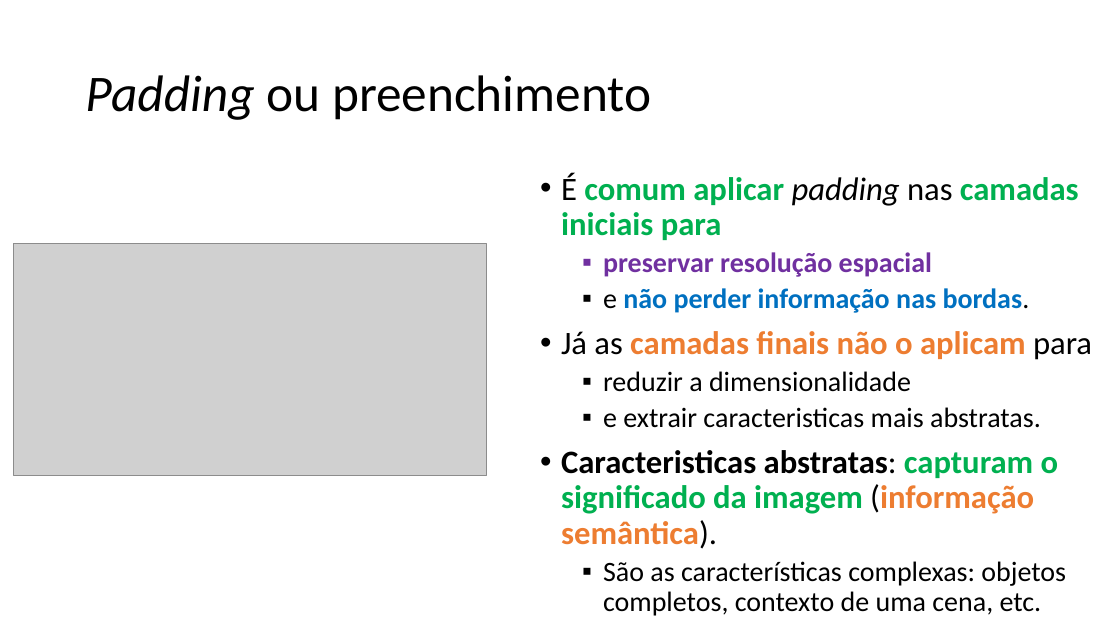
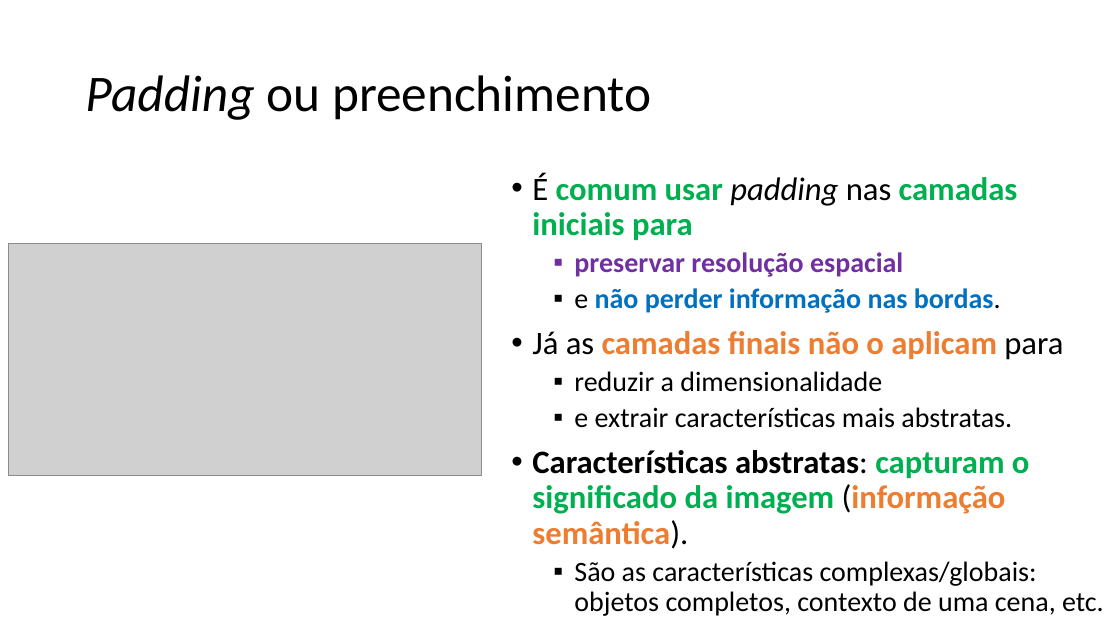
Before and after one commit to zz4fap/c24_inteligencia_artificial, a slide deck: slide 59 of slides/C24_CNN.pptx. Drawn at 1120x630 pixels with LibreOffice and Linux fonts; fonts in the diff are those of the drawing; grey boxes stand for pictures. Boxes give left, top, right and bottom in pixels: in the first picture for what was removed or moved away, otherwise in the second. Text is boxed around its words. In the diff, an @@ line names an element or a change of style, - is before the commit and + after.

```diff
--- a/slides/C24_CNN.pptx
+++ b/slides/C24_CNN.pptx
@@ text "É comum usar padding nas ...": place and size @@
-text "É comum usar padding nas ..." at <box>561,173,1092,616</box>
+text "É comum usar padding nas ..." at <box>532,173,1104,616</box>
@@ text at <box>532,173,1018,240</box>: text changed @@
-• É comum aplicar padding nas camadas iniciais para
+• É comum usar padding nas camadas iniciais para
@@ picture: place and size @@
-picture at <box>13,244,486,476</box>
+picture at <box>8,244,481,476</box>
@@ text at <box>532,407,1104,616</box>: text changed @@
-  ▪ e extrair caracteristicas mais abstratas.
-• Caracteristicas abstratas: capturam o significado da imagem (informação semântica).
-  ▪ São as características complexas: objetos completos, contexto de uma cena, etc.
+  ▪ e extrair características mais abstratas.
+• Características abstratas: capturam o significado da imagem (informação semântica).
+  ▪ São as características complexas/globais: objetos completos, contexto de uma cena, etc.
```
Also in this commit, not shown: 15 other slides changed.
